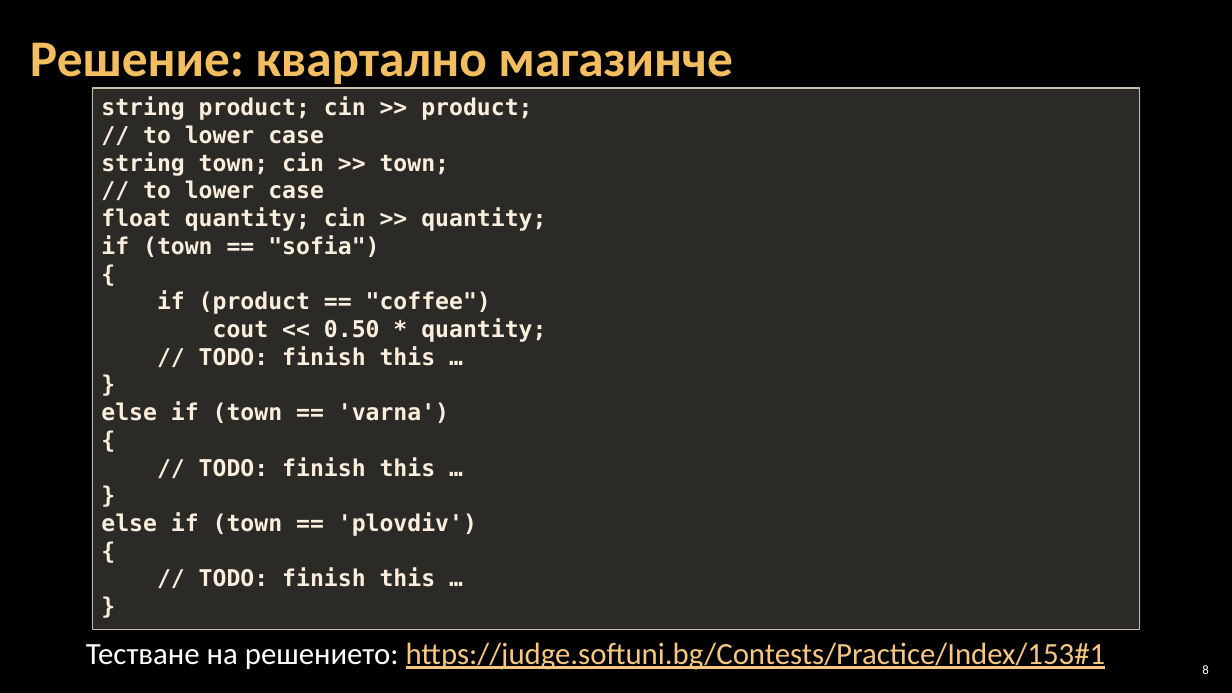
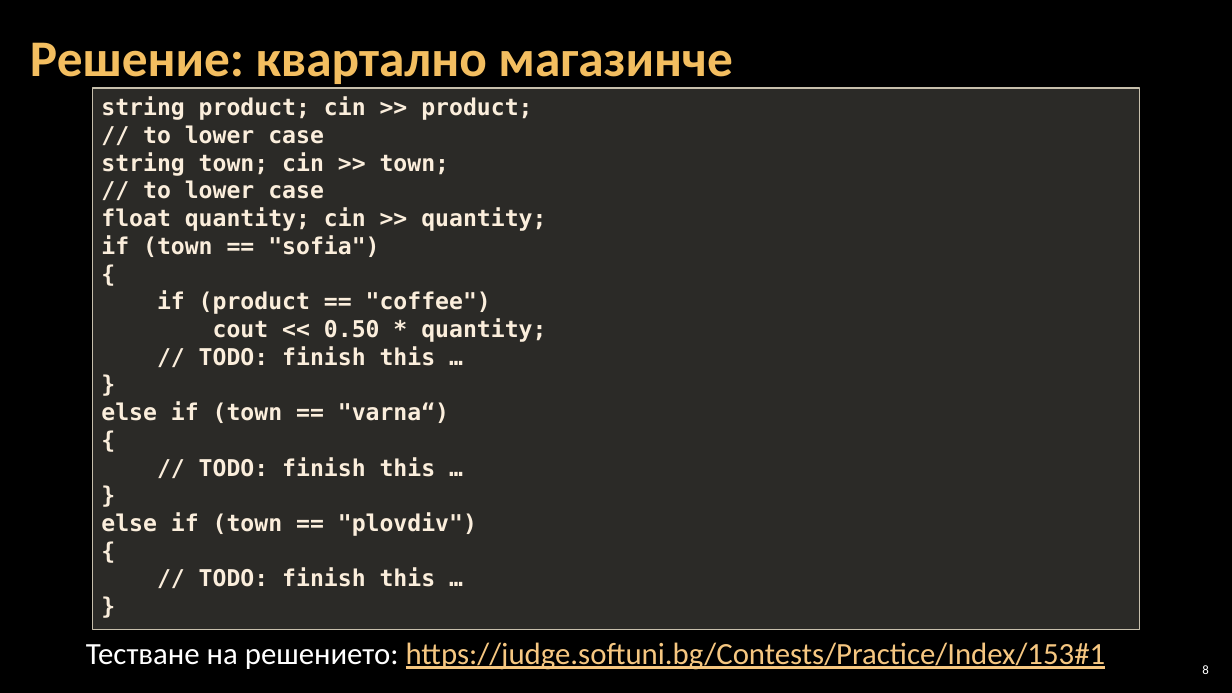
Before and after one commit to Software-University/C-plus-plus, a slide deck: slide 8 of 4. Complex-Conditions/4. Complex-Conditions.pptx. Drawn at 1232x693 pixels with LibreOffice and Linux fonts; fonts in the diff are those of the drawing; background and template pictures are left out. Boxes give left, top, right and bottom in pixels: in the first picture for what was removed or moved away, otherwise in the second. Text is boxed around its words. In the diff, an @@ line names an element or a change of style, - is before the commit and + after.

```diff
--- a/4. Complex-Conditions/4. Complex-Conditions.pptx
+++ b/4. Complex-Conditions/4. Complex-Conditions.pptx
@@ text in rectangle at bbox=[101, 401, 449, 423]: text changed @@
-else if (town == 'varna')
+else if (town == "varna“)
@@ text in rectangle at bbox=[101, 512, 477, 536]: text changed @@
-else if (town == 'plovdiv')
+else if (town == "plovdiv")
```
Also in this commit, not shown: 9 other slides changed.
